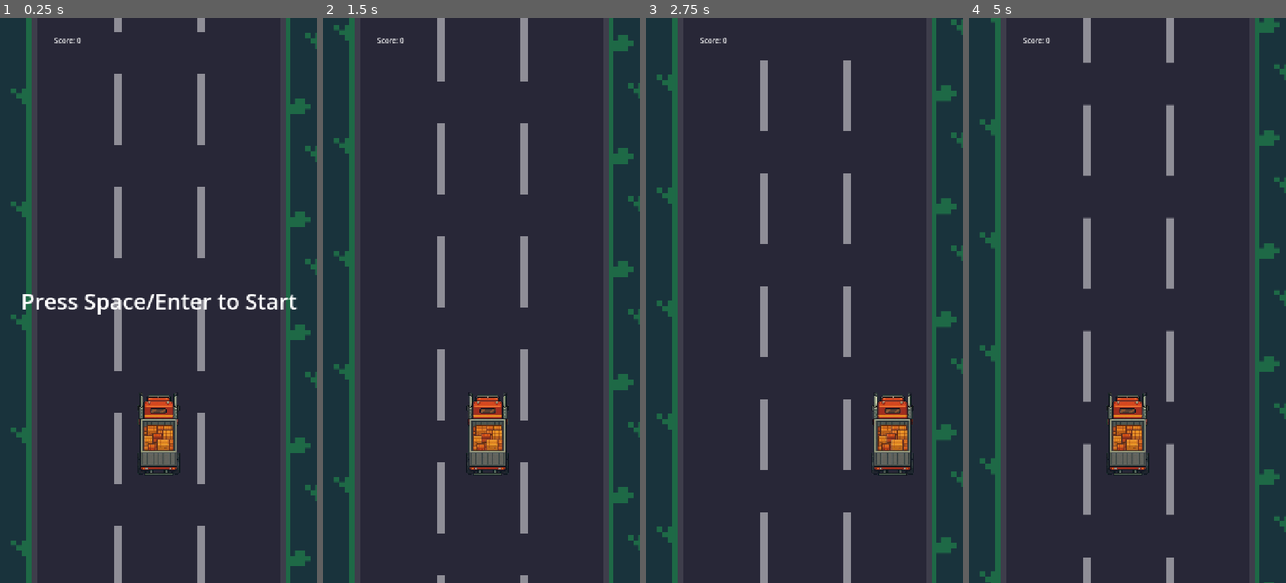
Above: before the commit, frames 1-4 (left to right).
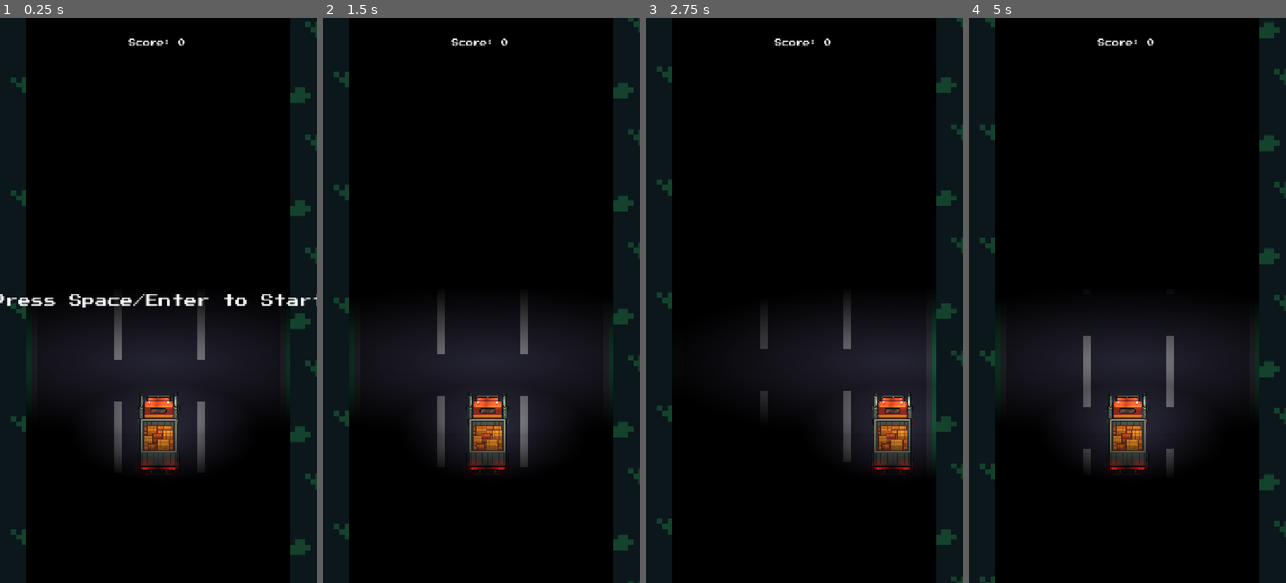
Above: after the commit, the same moments.

Repository: kevin-ai-04/night-trucker-game
Game: Godot game, scene res://main.tscn
The game is run twice, just before and just after one commit, with the same random seed, the same clock (stepped at 60 frames per second) and the same inputs. The engine's default icon, where the game draws it, is replaced by a stand-in: a white triangle on a blue panel in a dark square. Sound files missing from this copy of the repository are replaced by a short silence.
Inputs (mouse positions are in pixels of both pictures, inside the frame that each line leads up to):
- Up to frame 1 (0.25 s): no input
- Up to frame 2 (1.5 s): tap Space (start_game) at 0.5, 1.35 s; move the mouse to (551, 272) at 0.52 s; hold Right (move_right) 0.53-1.28 s; hold Space (start_game) 0.53-1.28 s; click (551, 272) at 0.67 s; move the mouse to (418, 328) at 1.27 s; hold Left (move_left) from 1.28 s (still down)
- Up to frame 3 (2.75 s): move the mouse to (836, 176) at 2.02 s; release Left (move_left) at 2.03 s; hold Right (move_right) from 2.03 s (still down); hold Space (start_game) from 2.03 s (still down)
- Up to frame 4 (5 s): move the mouse to (1111, 413) at 2.77 s; release Space (start_game) at 2.78 s; tap Space (start_game) at 2.85, 4.35 s; click (1111, 413) at 2.92 s; move the mouse to (1222, 385) at 3.52 s; release Right (move_right) at 3.53 s; hold Space (start_game) 3.53-4.28 s; hold Left (move_left) from 3.53 s (still down); move the mouse to (1032, 215) at 4.27 s

The runs differ from the first frame. In frame 1, 91% of the frame differs, in the area x 0-100%, y 0-100%; in frame 2, 91%; in frame 3, 93%; in frame 4, 92%.

Commit message:
added lights, fonts

Diff:
--- /dev/null
+++ b/build/web/night-trucker.manifest.json
@@ -0,0 +1 @@
+{"background_color":"#000000","display":"standalone","icons":[{"sizes":"144x144","src":"night-trucker.144x144.png","type":"image/png"},{"sizes":"180x180","src":"night-trucker.180x180.png","type":"image/png"},{"sizes":"512x512","src":"night-trucker.512x512.png","type":"image/png"}],"name":"night-trucker","orientation":"any","start_url":"./night-trucker.html"}
--- a/hud.tscn
+++ b/hud.tscn
@@ -1,12 +1,19 @@
-[gd_scene format=3 uid="uid://2bd6qqtqcbey"]
+[gd_scene load_steps=2 format=3 uid="uid://2bd6qqtqcbey"]
+
+[ext_resource type="FontFile" uid="uid://i83sia1hsjjk" path="res://assets/PressStart2P-Regular.ttf" id="1_37p78"]
 
 [node name="HUD" type="CanvasLayer"]
 
 [node name="ScoreLabel" type="Label" parent="."]
-offset_left = 122.0
-offset_top = 39.0
-offset_right = 209.0
-offset_bottom = 82.0
+anchors_preset = 5
+anchor_left = 0.5
+anchor_right = 0.5
+offset_left = -68.0
+offset_top = 48.0
+offset_right = 60.0
+offset_bottom = 91.0
+grow_horizontal = 2
+theme_override_fonts/font = ExtResource("1_37p78")
 text = "Score: 0"
 
 [node name="MessageLabel" type="Label" parent="."]
@@ -21,7 +28,8 @@
 offset_bottom = 11.5
 grow_horizontal = 2
 grow_vertical = 2
-theme_override_font_sizes/font_size = 50
+theme_override_fonts/font = ExtResource("1_37p78")
+theme_override_font_sizes/font_size = 29
 text = "Game Over"
 
 [node name="RetryButton" type="Button" parent="."]
--- a/main.gd
+++ b/main.gd
@@ -25,9 +25,9 @@
 var is_game_active = false
 var score = 0
 var beep_cooldown = 0.0
-var road_speed = 500
+var road_speed = 400
 
-const STAGGER_DISTANCE = 2200
+const STAGGER_DISTANCE = 2500
 const MAX_CONSECUTIVE_LANE = 3
 var last_safe_lane = -1
 var same_lane_count = 0
@@ -91,6 +91,7 @@
 	get_tree().paused = true
 
 func _on_obstacle_timer_timeout():
+	obstacle_timer.wait_time = 10.0
 	var safe_lane = randi() % 3
 	if safe_lane == last_safe_lane:
 		same_lane_count += 1
--- a/main.tscn
+++ b/main.tscn
@@ -62,6 +62,9 @@
 position = Vector2(360, 972)
 shape = SubResource("RectangleShape2D_1bvp3")
 
+[node name="CanvasModulate" type="CanvasModulate" parent="World"]
+color = Color(0, 0, 0, 1)
+
 [node name="HUD" parent="." instance=ExtResource("4_1bvp3")]
 process_mode = 3
 
@@ -76,7 +79,7 @@
 bus = &"SFX"
 
 [node name="ObstacleTimer" type="Timer" parent="."]
-wait_time = 5.0
+wait_time = 2.0
 
 [node name="SfxCrash" type="AudioStreamPlayer" parent="."]
 process_mode = 3
--- a/obstacle.gd
+++ b/obstacle.gd
@@ -3,7 +3,7 @@
 
 # How fast the obstacle moves down the screen.
 # We will set this from the main script later.
-var speed = 120
+var speed = 100
 var scored = false
 
 # Add this array at the top of obstacle.gd
--- a/player.tscn
+++ b/player.tscn
@@ -8,6 +8,24 @@
 
 [sub_resource type="RectangleShape2D" id="RectangleShape2D_n7ghd"]
 size = Vector2(89, 82)
+
+[sub_resource type="Gradient" id="Gradient_sweqy"]
+colors = PackedColorArray(1, 1, 1, 1, 0, 0, 0, 1)
+
+[sub_resource type="GradientTexture2D" id="GradientTexture2D_2hs0m"]
+gradient = SubResource("Gradient_sweqy")
+fill = 1
+fill_from = Vector2(0.486339, 0.47541)
+fill_to = Vector2(0.284153, 0.262295)
+
+[sub_resource type="Gradient" id="Gradient_1jxqw"]
+colors = PackedColorArray(0.92437, 0.92437, 0.92437, 1, 0, 0, 0, 1)
+
+[sub_resource type="GradientTexture2D" id="GradientTexture2D_dw050"]
+gradient = SubResource("Gradient_1jxqw")
+fill = 1
+fill_from = Vector2(0.502732, 0.502732)
+fill_to = Vector2(0.147541, 0.0983607)
 
 [node name="Player" type="CharacterBody2D"]
 z_index = 10
@@ -34,4 +52,36 @@
 [node name="SfxRight" type="AudioStreamPlayer" parent="."]
 stream = ExtResource("5_b26j0")
 
+[node name="RearLightL" type="PointLight2D" parent="."]
+position = Vector2(-33, 46)
+scale = Vector2(-1.49729, 1.18047)
+color = Color(1, 0, 0, 1)
+texture = SubResource("GradientTexture2D_2hs0m")
+
+[node name="RearLightR" type="PointLight2D" parent="."]
+position = Vector2(27, 46)
+scale = Vector2(-1.49729, 1.18047)
+color = Color(1, 0, 0, 1)
+texture = SubResource("GradientTexture2D_2hs0m")
+
+[node name="TruckTopLightL" type="PointLight2D" parent="."]
+position = Vector2(-22, -102)
+scale = Vector2(-1.08181, 0.750411)
+texture = SubResource("GradientTexture2D_2hs0m")
+
+[node name="TruckTopLightR" type="PointLight2D" parent="."]
+position = Vector2(19, -100)
+scale = Vector2(-1.49073, 0.910773)
+texture = SubResource("GradientTexture2D_2hs0m")
+
+[node name="Ambient Light" type="PointLight2D" parent="."]
+position = Vector2(0.999992, -24)
+scale = Vector2(-11.6528, 6.1766)
+texture = SubResource("GradientTexture2D_2hs0m")
+
+[node name="Headlight" type="PointLight2D" parent="."]
+position = Vector2(-2.67029e-05, -196.264)
+scale = Vector2(16.4688, 5.148)
+texture = SubResource("GradientTexture2D_dw050")
+
 [connection signal="area_entered" from="Hitbox" to="." method="_on_hitbox_area_entered"]
Binary file added: assets/PressStart2P-Regular.ttf
Not shown, added: assets/PressStart2P-Regular.ttf.import
Binary file changed: assets/grass_tile.png
Not shown, added: build/web/night-trucker.144x144.png.import
Not shown, added: build/web/night-trucker.180x180.png.import
Not shown, added: build/web/night-trucker.512x512.png.import
Not shown, added: build/web/night-trucker.apple-touch-icon.png.import
Not shown, added: build/web/night-trucker.icon.png.import
Not shown, added: build/web/night-trucker.png.import
Not shown, changed: export_presets.cfg
Not shown: 1 places in player.tscn that only renumber resources
Not shown, added: vercel.json
(and 15 more such lines)
